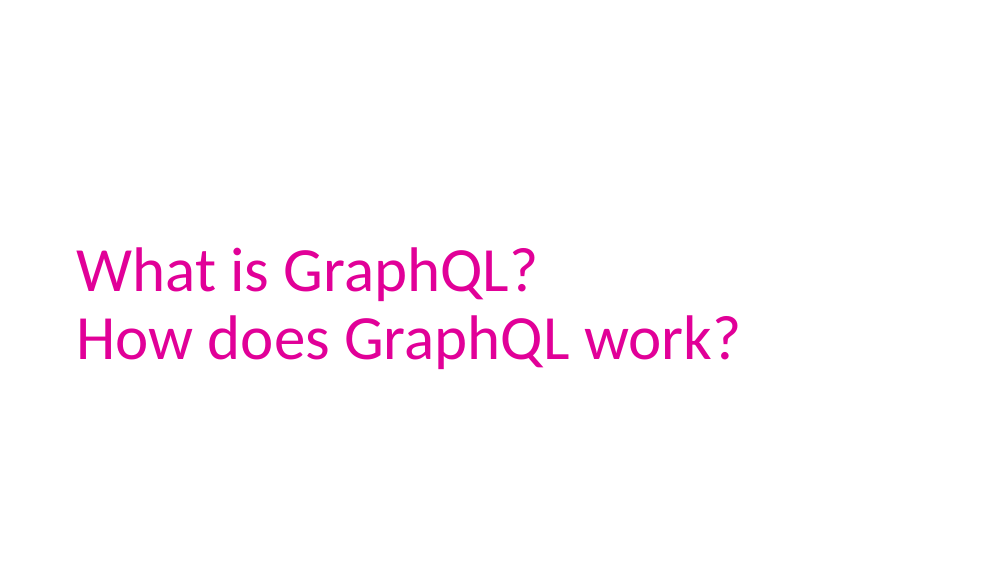
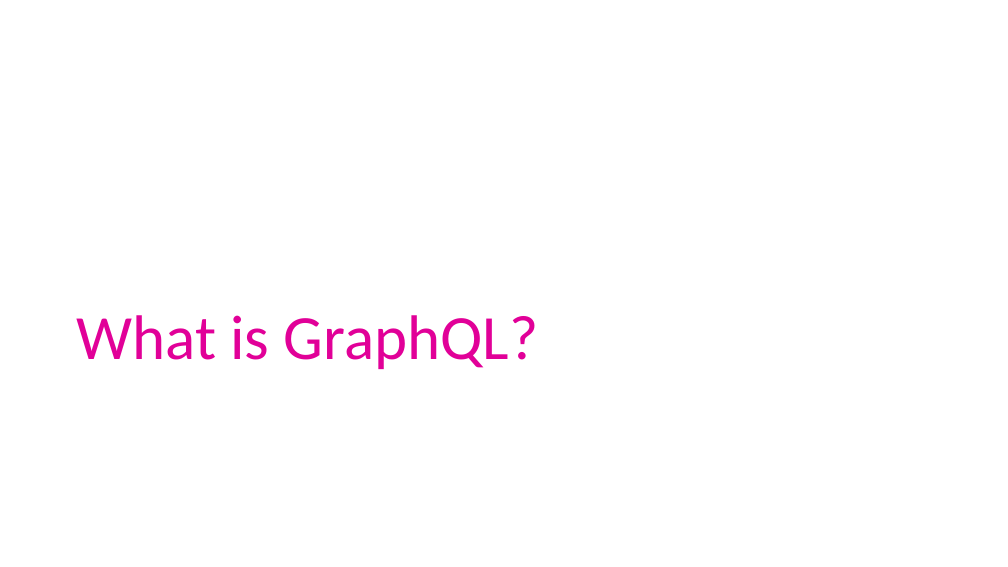
Before and after one commit to ArneSchulze/GraphQL, a slide deck: slide 3 of slides.pptx. Drawn at 1008x567 pixels with LibreOffice and Linux fonts; fonts in the diff are those of the drawing. Boxes give left, top, right and bottom in pixels: in the first picture for what was removed or moved away, otherwise in the second. Text is boxed around its words. In the diff, an @@ line names an element or a change of style, - is before the commit and + after.

```diff
--- a/slides.pptx
+++ b/slides.pptx
@@ title at <box>76,315,539,369</box>: text changed @@
-What is GraphQL?
-How does GraphQL work?
+What is GraphQL?
```
Also in this commit, not shown: 9 other slides changed, 4 slides added, 1 other file.
